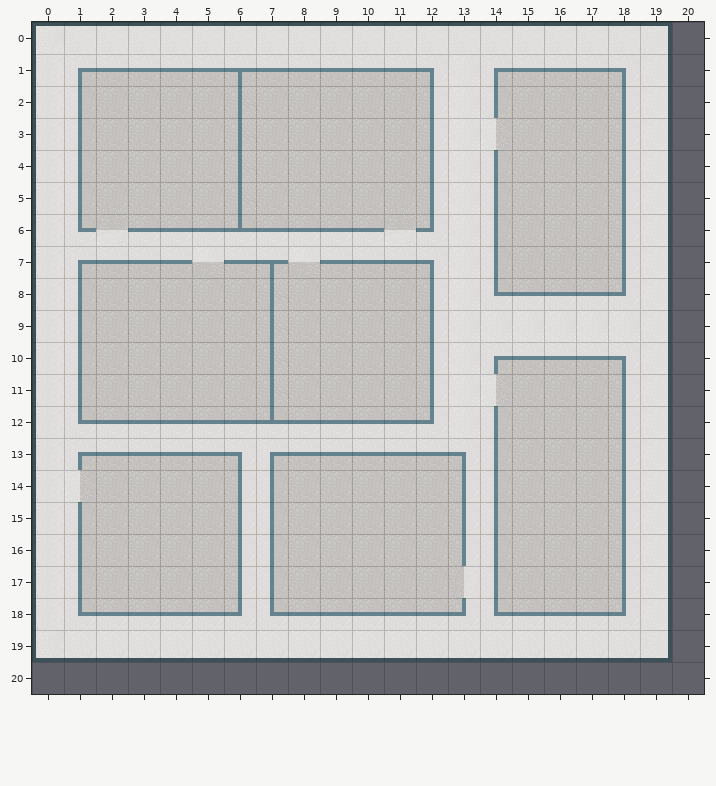
Level history. Tiled map: res/floor3.tmx. Above is the file before it was changed.
Cells are 32x32 px. Shown: x 0..20, y 0..20.
Now the later version:
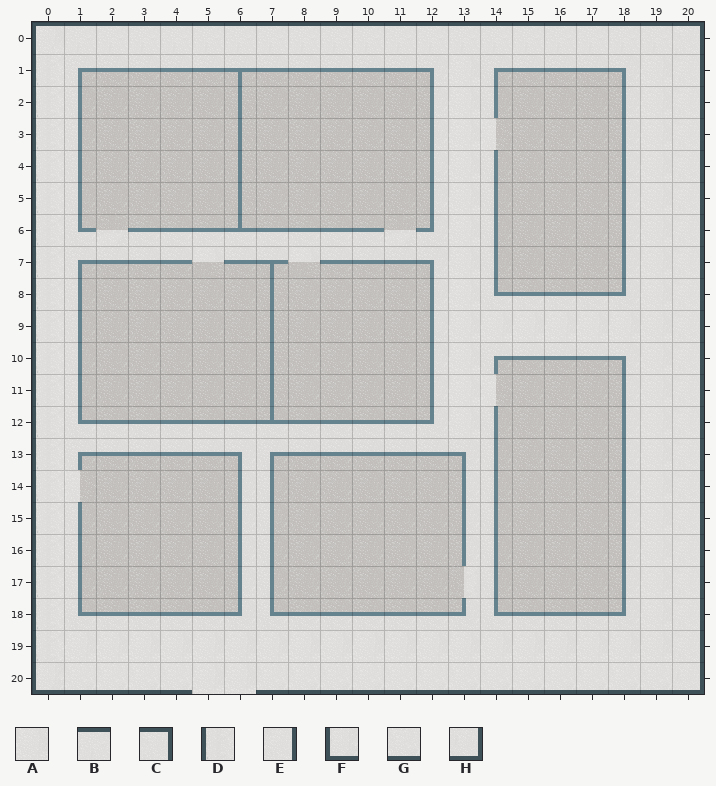
Key: from "Classroom": A 14; from "Walls": B 1, C 2, D 4, E 6, F 8, G 9, H 10.
_ is an empty cell.
From old to new:
Layer "Tile Layer 1":
Tile A replaces tile E in rows 1 to 18 at x 19.
Tile A replaces tile G in row 19 at x 1 to 18.
Tile A replaces tile H in row 19 at x 19.
Tile A is added in row 20 at x 5 to 6.
Tile B replaces tile C in row 0 at x 19.
Tile C is added in row 0 at x 20.
Tile D replaces tile F in row 19 at x 0.
Tile E is added in rows 1 to 19 at x 20.
Tile F is added in row 20 at x 0.
Tile G is added in row 20 at x 1 to 4 and 7 to 19.
Tile H is added in row 20 at x 20.
Boxes around the changes in both pictures, in picture pixels (x1, y1, x2, y2):
changed: (32, 22, 704, 694)
